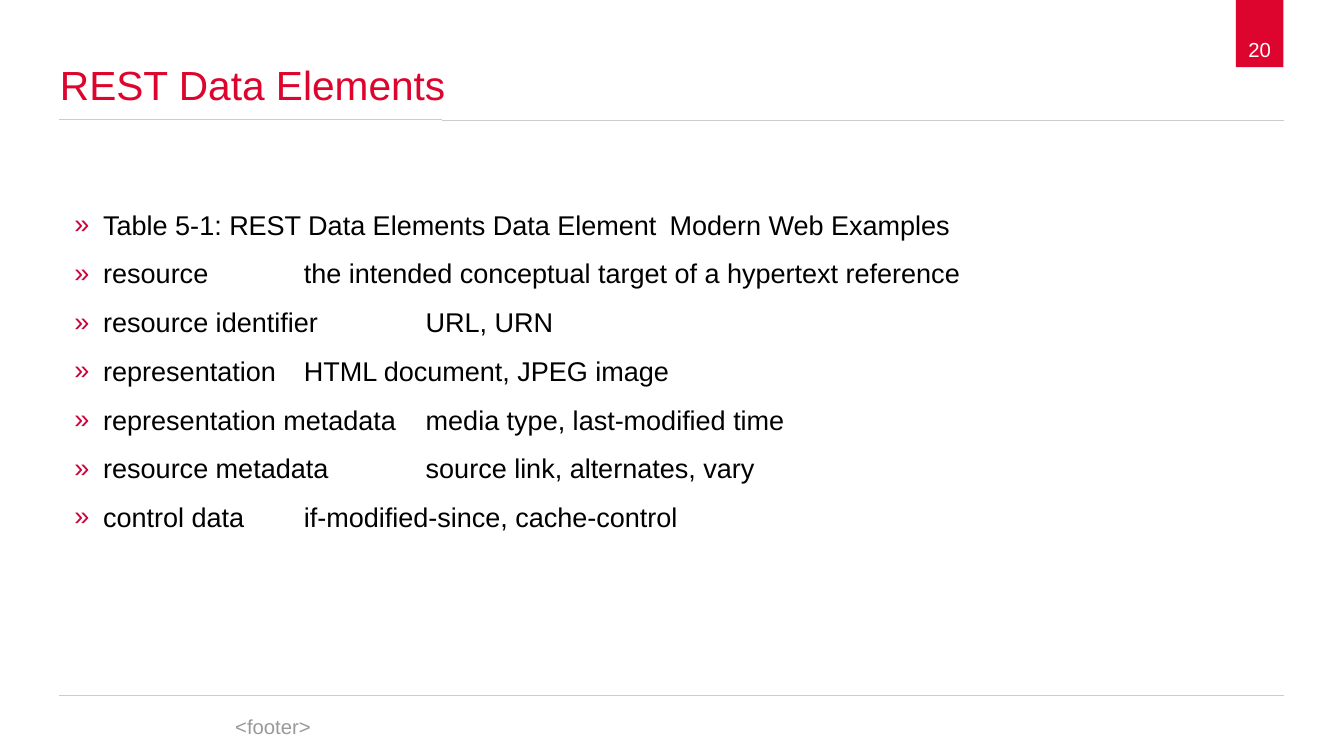
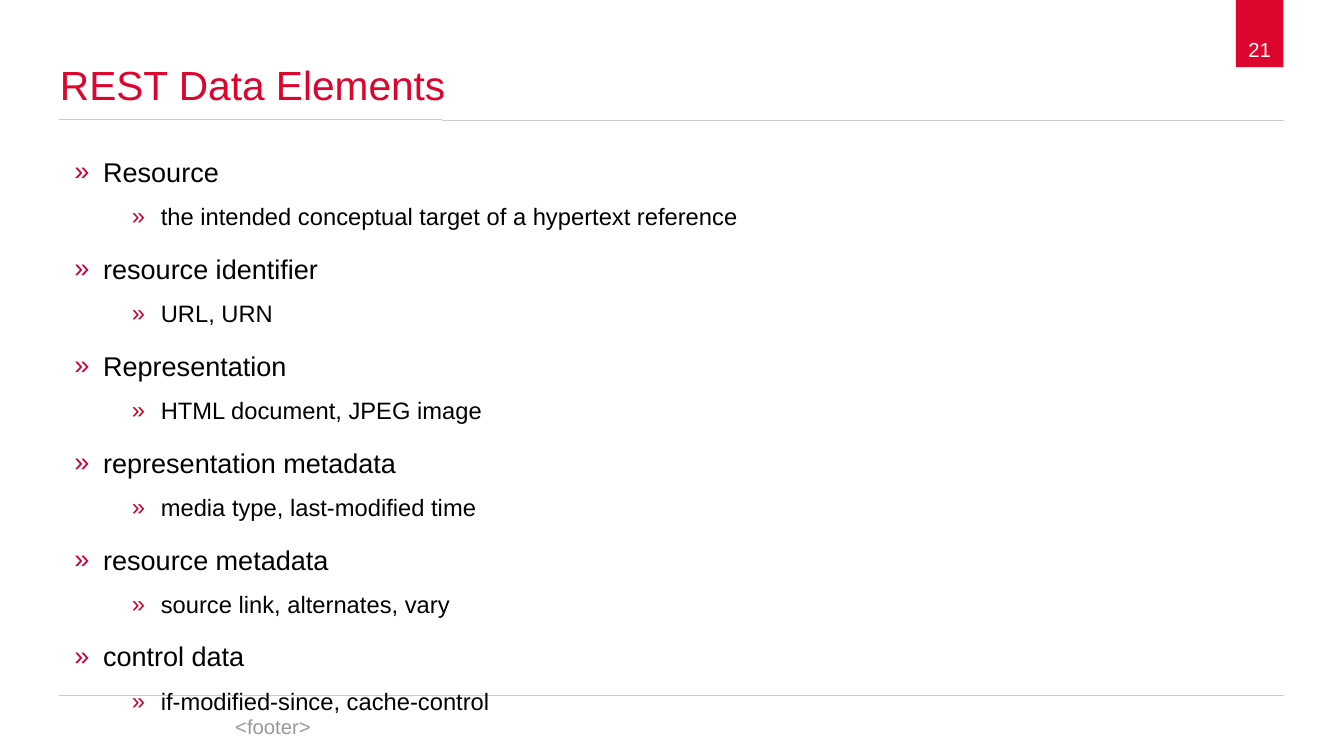
Before and after one commit to spaceone/presentations, a slide deck: slide 21 of representational-state-transfer/representational-state-transfer.odp (slide 20 before the commit). Drawn at 1344x756 pixels with LibreOffice and Linux fonts; fonts in the diff are those of the drawing; background and template pictures are left out. Boxes give left, top, right and bottom in pixels: in the first picture for what was removed or moved away, otherwise in the second. Text is boxed around its words. In the diff, an @@ line names an element or a change of style, - is before the commit and + after.

```diff
--- a/representational-state-transfer/representational-state-transfer.odp
+++ b/representational-state-transfer/representational-state-transfer.odp
@@ page number at [1248,43,1271,57]: text changed @@
-20
+21
@@ text at [103,163,737,713]: text changed; size 16 to 14 pt @@
-» Table 5-1: REST Data Elements Data Element Modern Web Examples
-» resource the intended conceptual target of a hypertext reference
-» resource identifier URL, URN
-» representation HTML document, JPEG image
-» representation metadata media type, last-modified time
-» resource metadata source link, alternates, vary
-» control data if-modified-since, cache-control
+» Resource
+    » the intended conceptual target of a hypertext reference
+» resource identifier
+    » URL, URN
+» Representation
+    » HTML document, JPEG image
+» representation metadata
+    » media type, last-modified time
+» resource metadata
+    » source link, alternates, vary
+» control data
+    » if-modified-since, cache-control
```
Also in this commit, not shown: 7 other slides changed, 1 slide added, 1 slide removed.
